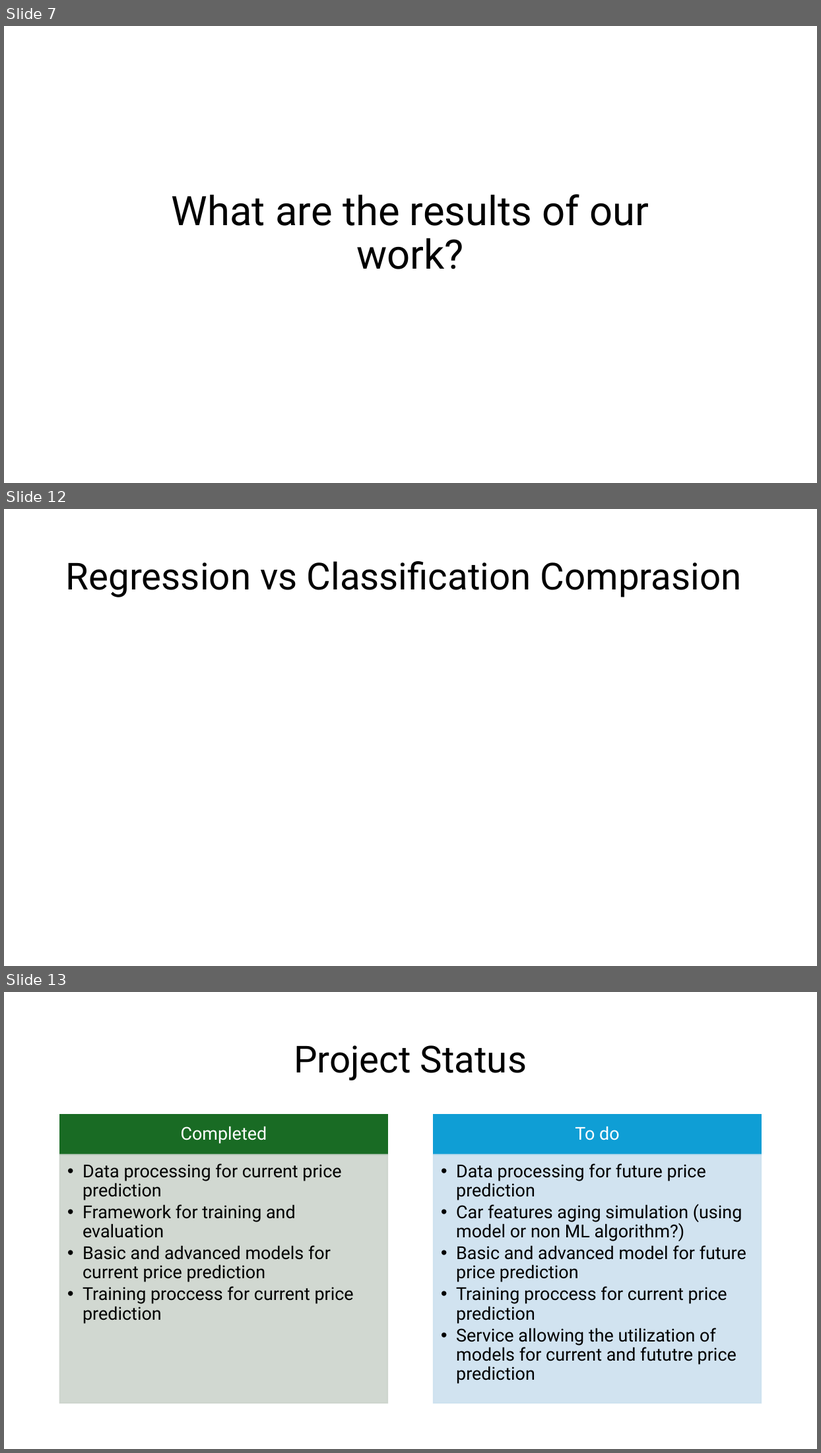
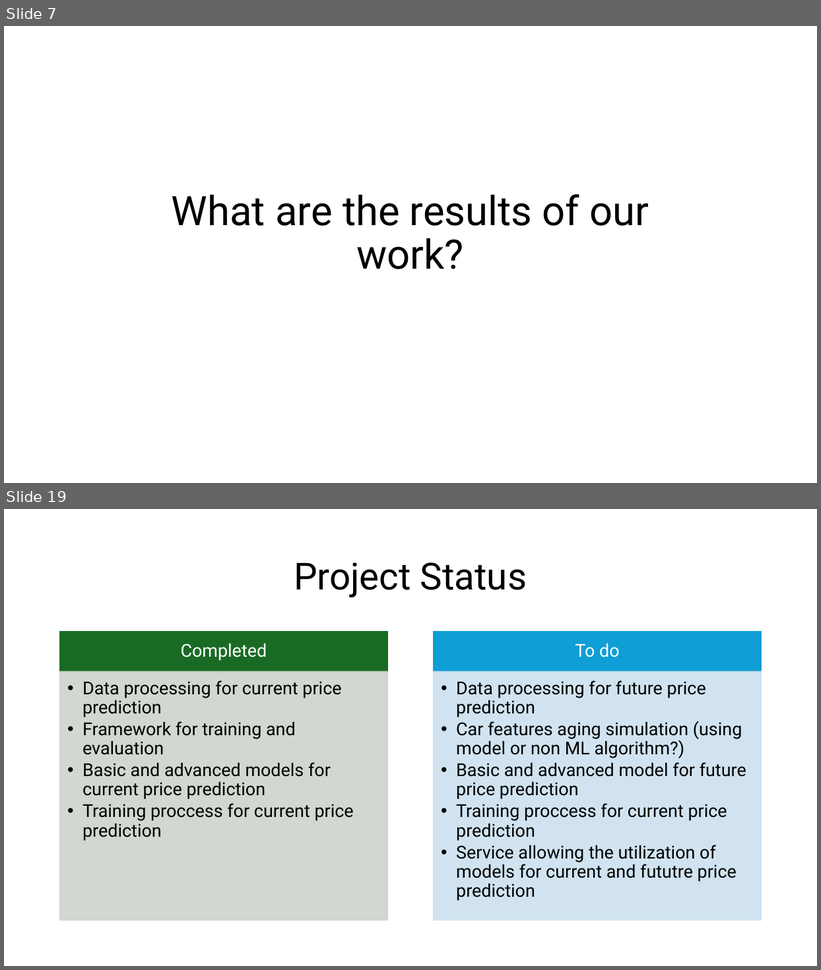
Before and after one commit to marcin-banak/wheel_of_fortune, a slide deck: Milestone.pptx. Shown one above the other, each under a label of ours: slides 7, 12 and 13 before the commit, slides 7 and 19 after it; the slides between them are not shown. The pictures are 821x1453 and 821x970 pixels, drawn with LibreOffice and Linux fonts; fonts in the diff are those of the drawing. Boxes give left, top, right and bottom in pixels: in the first picture for what was removed or moved away, otherwise in the second. Text is boxed around its words. In the diff, an @@ line names an element or a change of style, - is before the commit and + after.

```diff
--- a/Milestone.pptx
+++ b/Milestone.pptx
@@ slide 12 removed at <box>4,509,817,966</box>, background #FFFFFF @@
@@ title removed at <box>66,561,742,597</box> @@
-Regression vs Classification Comprasion
@@ what was slide 13 is now slide 19 @@
```
Also in this commit, not shown: 11 slides added, 4 other slides removed, 10 other files.
